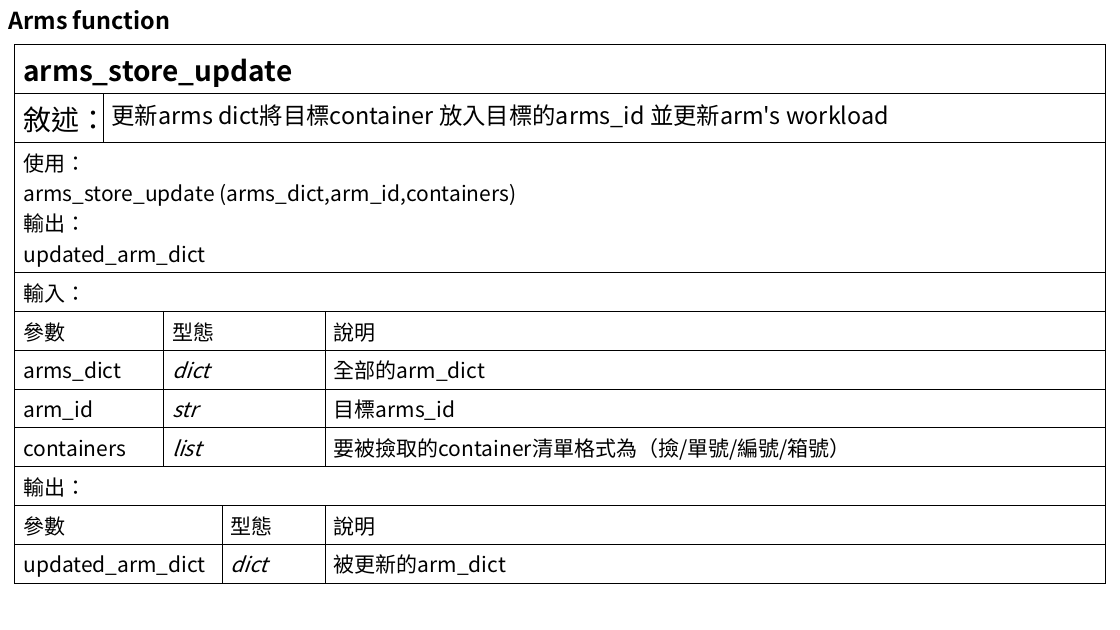
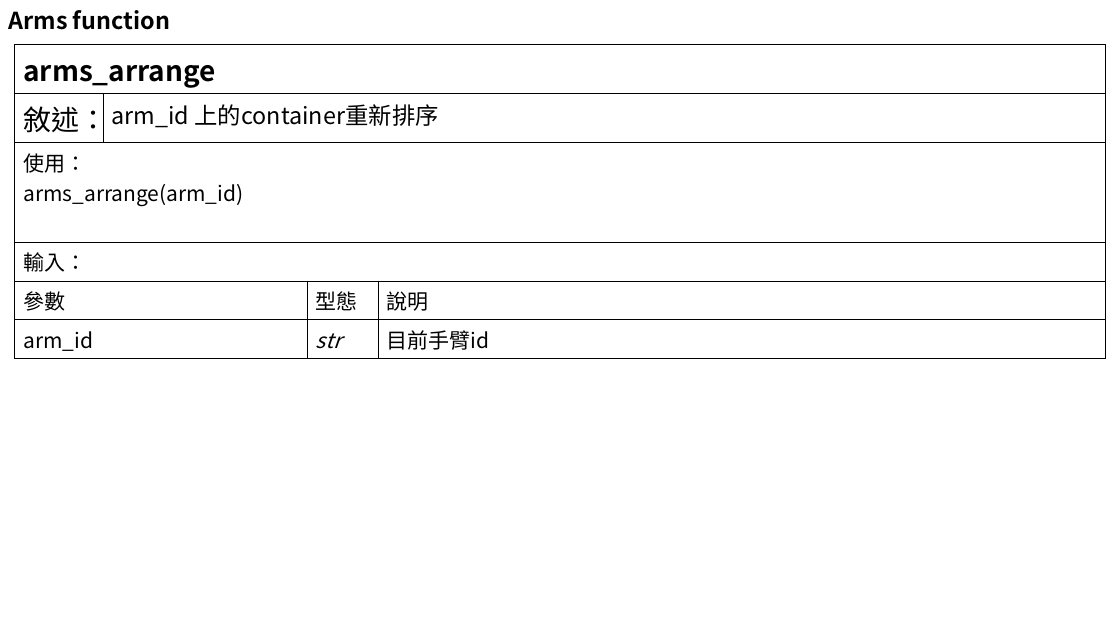
Before and after one commit to ethan1226/asrs_ofai, a slide deck: slide 64 of flowchart.pptx (slide 49 before the commit). Drawn at 1120x630 pixels with LibreOffice and Linux fonts; fonts in the diff are those of the drawing. Boxes give left, top, right and bottom in pixels: in the first picture for what was removed or moved away, otherwise in the second. Text is boxed around its words. In the diff, an @@ line names an element or a change of style, - is before the commit and + after.

Commit message:
更新function說明

```diff
--- a/flowchart.pptx
+++ b/flowchart.pptx
@@ table at [15, 45, 1106, 355] @@
-arms_store_update |  |  |  | 
-敘述： | 更新arms dict將目標container 放入目標的arms_id 並更新arm's workload |  |  | 
-使用： / arms_store_update (arms_dict,arm_id,containers) / 輸出： / updated_arm_dict |  |  |  | 
-輸入： |  |  |  | 
-參數 |  | 型態 |  | 說明
-arms_dict |  | dict |  | 全部的arm_dict
-arm_id |  | str |  | 目標arms_id
-containers |  | list |  | 要被撿取的container清單格式為（撿/單號/編號/箱號）
-輸出： |  |  |  | 
-參數 |  |  | 型態 | 說明
-updated_arm_dict |  |  | dict | 被更新的arm_dict
+arms_arrange |  |  | 
+敘述： | arm_id 上的container重新排序 |  | 
+使用： / arms_arrange(arm_id) |  |  | 
+輸入： |  |  | 
+參數 |  | 型態 | 說明
+arm_id |  | str | 目前手臂id
```
Also in this commit, not shown: 10 other slides changed, 16 slides added, 4 slides removed.
